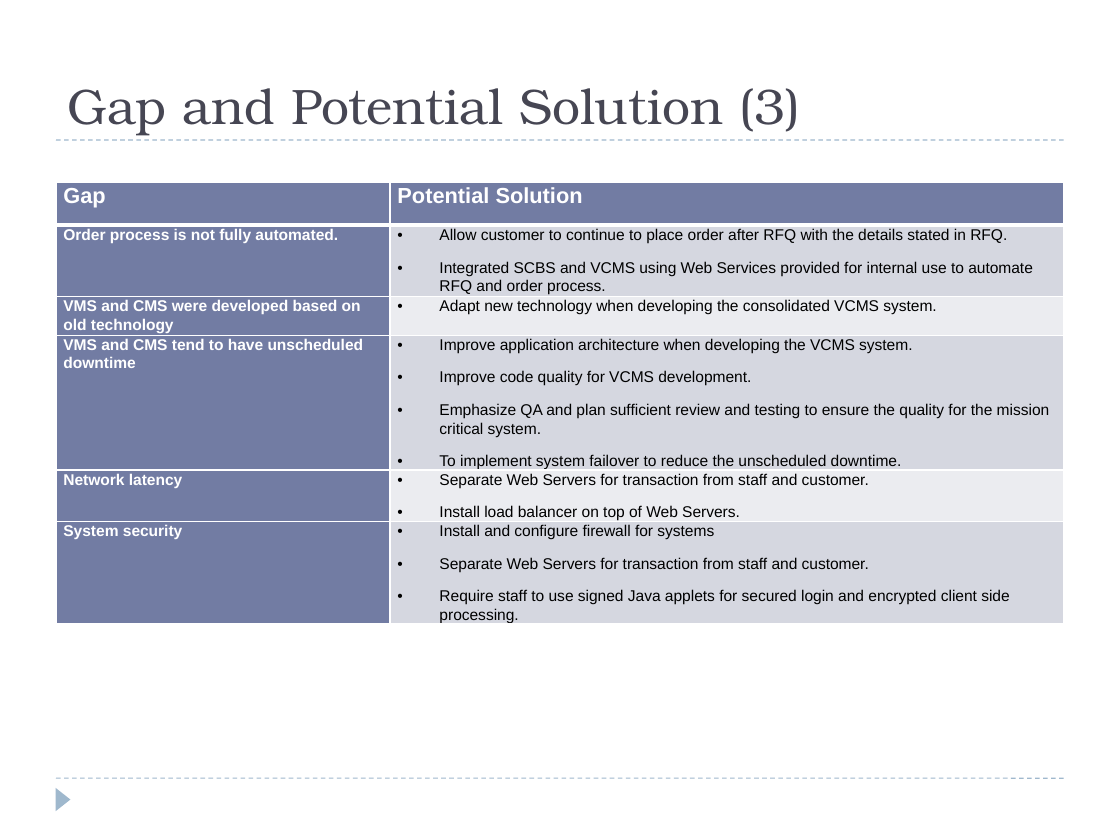
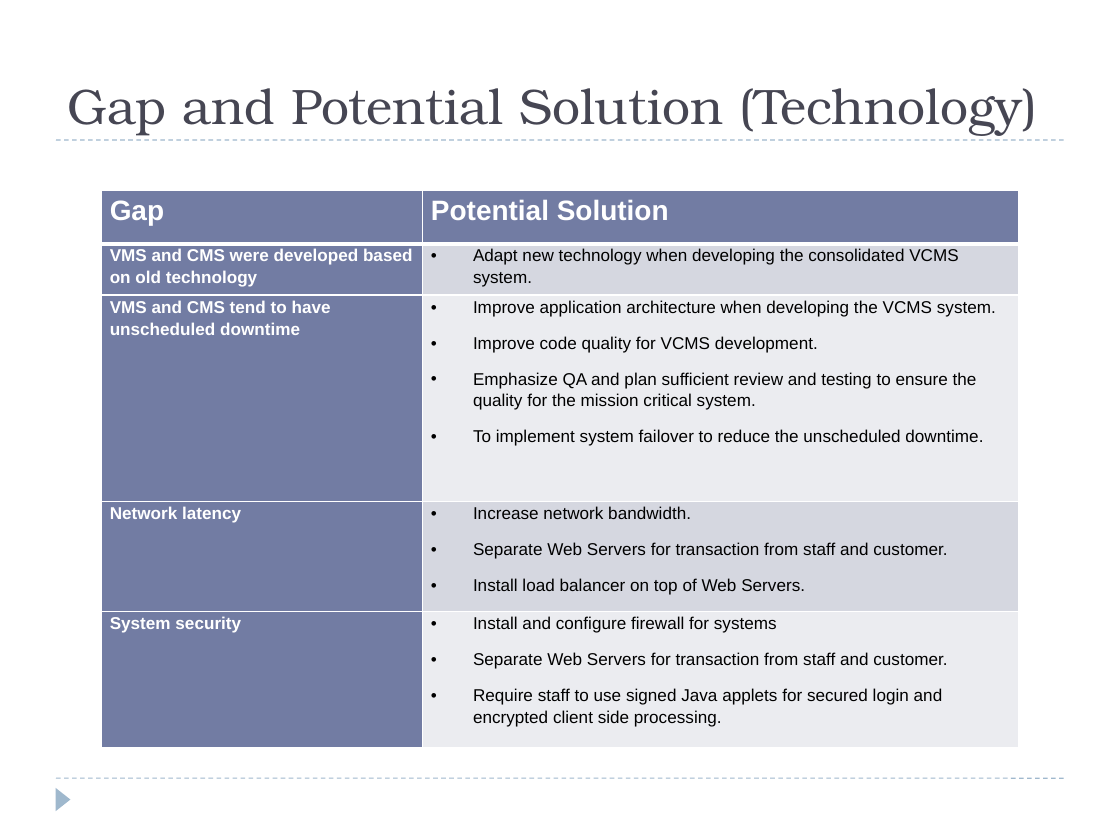
Before and after one commit to windieccf/t1-shipping, a slide deck: slide 45 of Enterprise Architech Presentation.pptx (slide 43 before the commit). Drawn at 1120x840 pixels with LibreOffice and Linux fonts; fonts in the diff are those of the drawing. Boxes give left, top, right and bottom in pixels: in the first picture for what was removed or moved away, otherwise in the second. Text is boxed around its words. In the diff, an @@ line names an element or a change of style, - is before the commit and + after.

```diff
--- a/Enterprise Architech Presentation.pptx
+++ b/Enterprise Architech Presentation.pptx
@@ title at (67, 88, 1037, 136): text changed @@
-Gap and Potential Solution (3)
+Gap and Potential Solution (Technology)
@@ table at (102, 190, 1019, 748) @@
-row 2: Order process is not fully automated. | Allow customer to continue to place order after RFQ with the details stated in RFQ. / Integrated SCBS and VCMS using Web Services provided for internal use to automate RFQ and order process.
-row 4, column 2: Separate Web Servers for transaction from staff and customer. / Install load balancer on top of Web Servers.
+row 4, column 2: Increase network bandwidth. / Separate Web Servers for transaction from staff and customer. / Install load balancer on top of Web Servers.
@@ table: place and size @@
-table at (56, 181, 1064, 627)
+table at (102, 190, 1019, 748)
```
Also in this commit, not shown: 8 other slides changed, 2 slides added, 1 other file.
